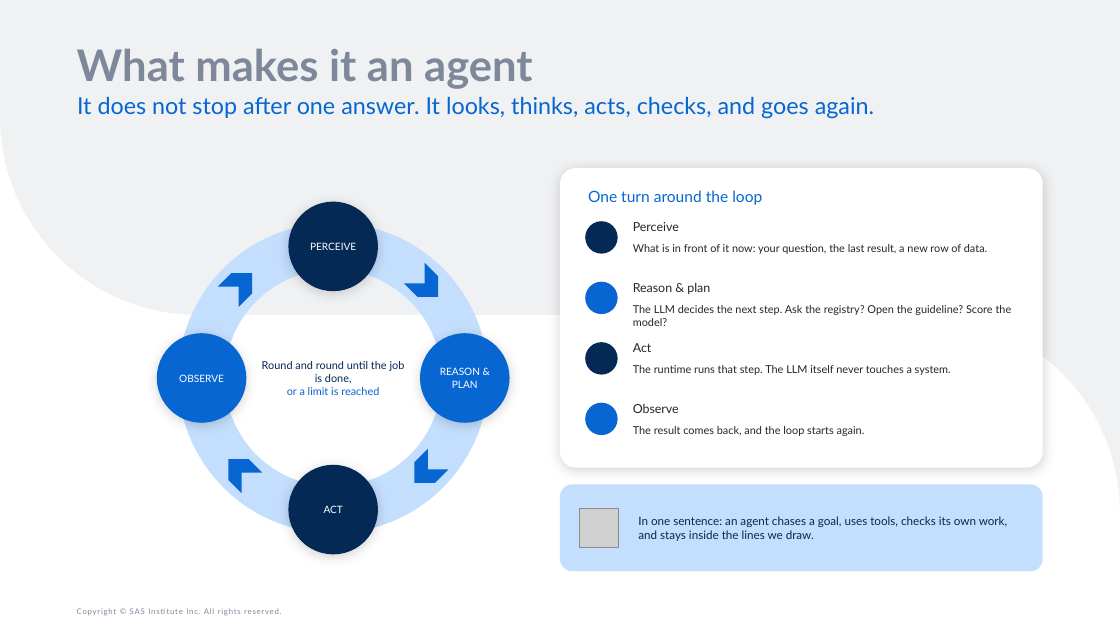
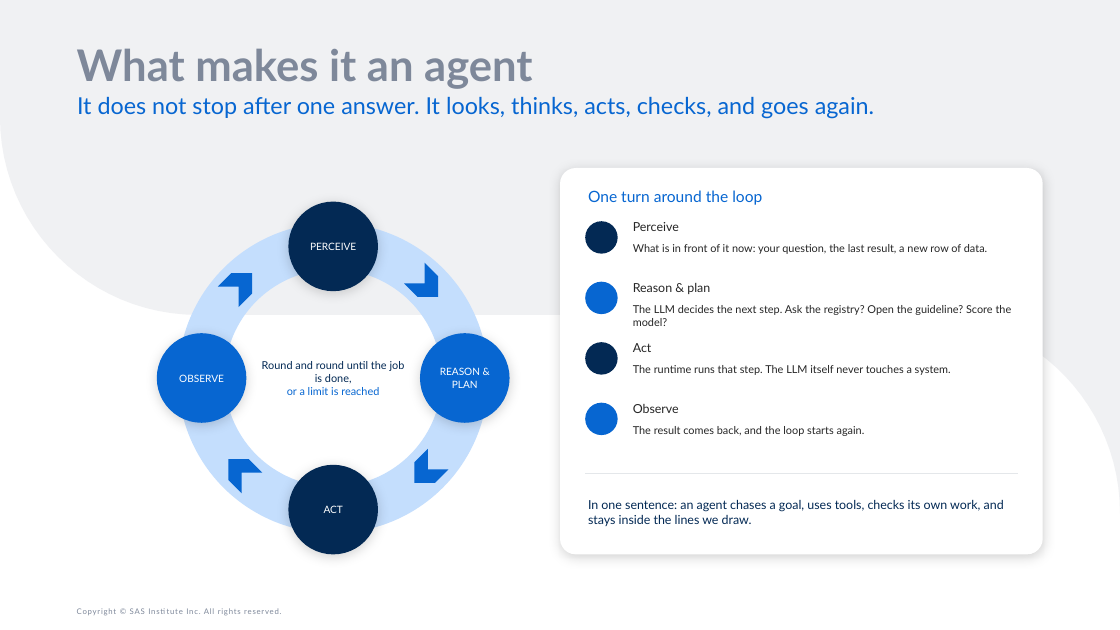
Before and after one commit to raedaldweik/Agentic-Bootcamp, a slide deck: slide 5 of Day1/Agentic_AI_Overview_and_Live_Demo/Agentic_AI_Overview_and_Live_Demo.pptx. Drawn at 1120x630 pixels with LibreOffice and Linux fonts; fonts in the diff are those of the drawing; grey boxes stand for pictures; background and template pictures are left out. Boxes give left, top, right and bottom in pixels: in the first picture for what was removed or moved away, otherwise in the second. Text is boxed around its words. In the diff, an @@ line names an element or a change of style, - is before the commit and + after.

```diff
--- a/Day1/Agentic_AI_Overview_and_Live_Demo/Agentic_AI_Overview_and_Live_Demo.pptx
+++ b/Day1/Agentic_AI_Overview_and_Live_Demo/Agentic_AI_Overview_and_Live_Demo.pptx
@@ rounded rectangle resized from (x1=560, y1=168, x2=1043, y2=468) to (x1=560, y1=168, x2=1043, y2=554) @@
@@ rounded rectangle at (x1=560, y1=168, x2=1043, y2=554): proportions changed @@
@@ line added from (585, 473) to (1018, 473), #E4E7EA 1 pt @@
@@ rounded rectangle removed at (x1=560, y1=484, x2=1043, y2=571) @@
@@ picture removed at (x1=580, y1=508, x2=619, y2=547) @@
@@ text "In one sentence: an agent ..." moved from (x1=638, y1=516, x2=1008, y2=541) to (x1=588, y1=500, x2=1004, y2=526) @@
@@ text "In one sentence: an agent ..." at (x1=588, y1=500, x2=1004, y2=526): size 15 to 16 pt @@
```
Also in this commit, not shown: 6 other slides changed, 1 other file.
